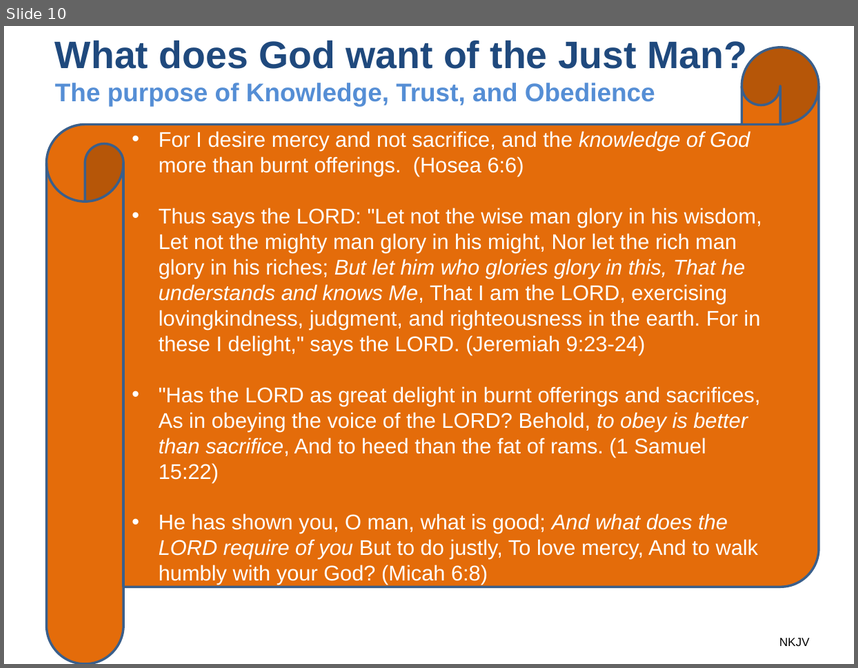
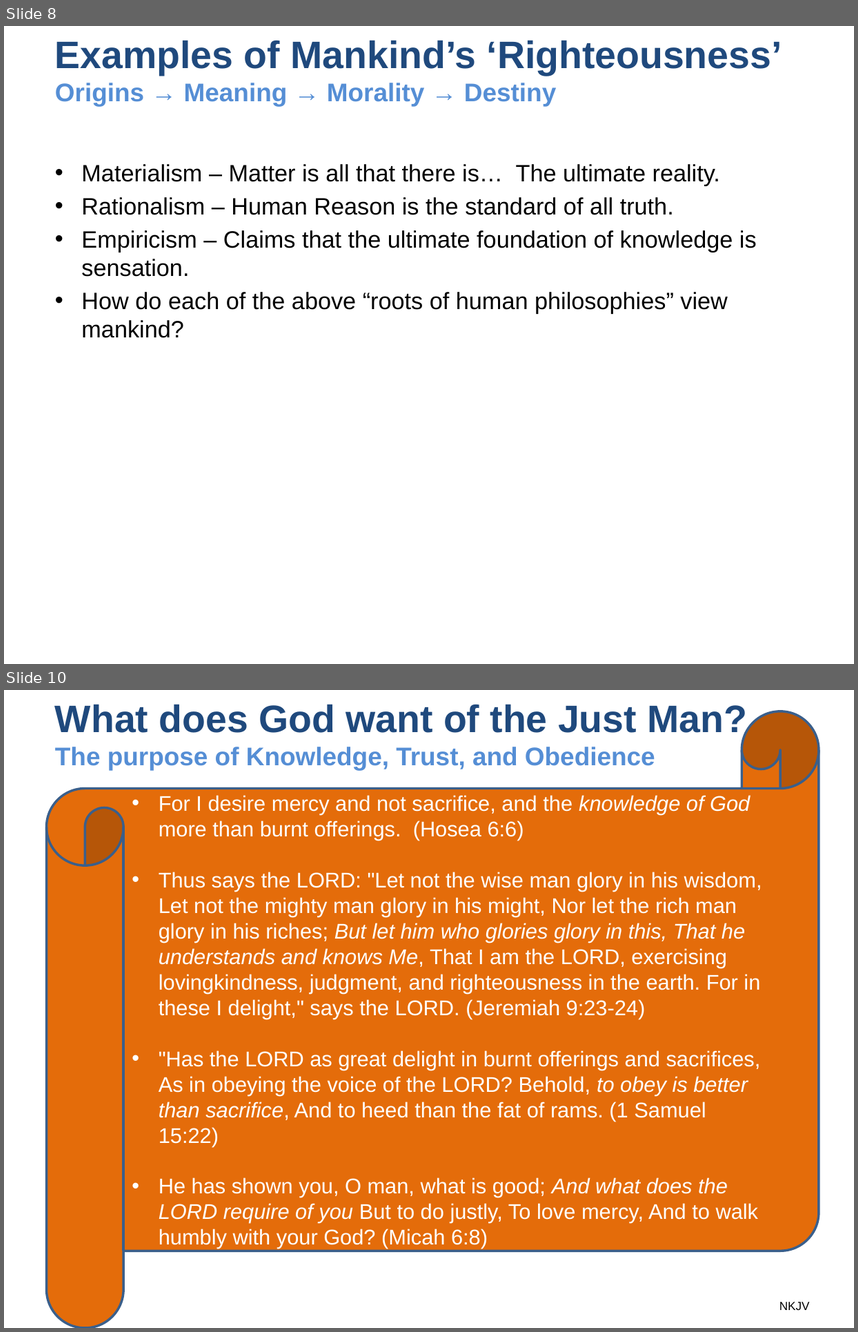
Before and after one commit to UsefulEngines/EvangelismPublic, a slide deck: 2024-Q4/2024-11-03/2024-11-03-Psalms.pptx. Shown one above the other, each under a label of ours: slide 10 before the commit, slides 8 and 10 after it; the slides between them are not shown. The pictures are 858x668 and 858x1332 pixels, drawn with LibreOffice and Linux fonts; fonts in the diff are those of the drawing. Boxes give left, top, right and bottom in pixels: in the first picture for what was removed or moved away, otherwise in the second. Text is boxed around its words. In the diff, an @@ line names an element or a change of style, - is before the commit and + after.

```diff
--- a/2024-Q4/2024-11-03/2024-11-03-Psalms.pptx
+++ b/2024-Q4/2024-11-03/2024-11-03-Psalms.pptx
@@ slide 8 added at [4,26,854,664], background #FFFFFF @@
@@ title added at [55,40,782,106], 32.4 pt, text #1F497D, bold @@
+Examples of Mankind’s ‘Righteousness’
+Origins → Meaning → Morality → Destiny
@@ text added at [81,164,757,338], 20 pt, text #000000 @@
+• Materialism – Matter is all that there is… The ultimate reality.
+• Rationalism – Human Reason is the standard of all truth.
+• Empiricism – Claims that the ultimate foundation of knowledge is sensation.
+• How do each of the above “roots of human philosophies” view mankind?
```
Also in this commit, not shown: 4 slides changed, 2 other slides added, 3 slides removed, 1 other file.
